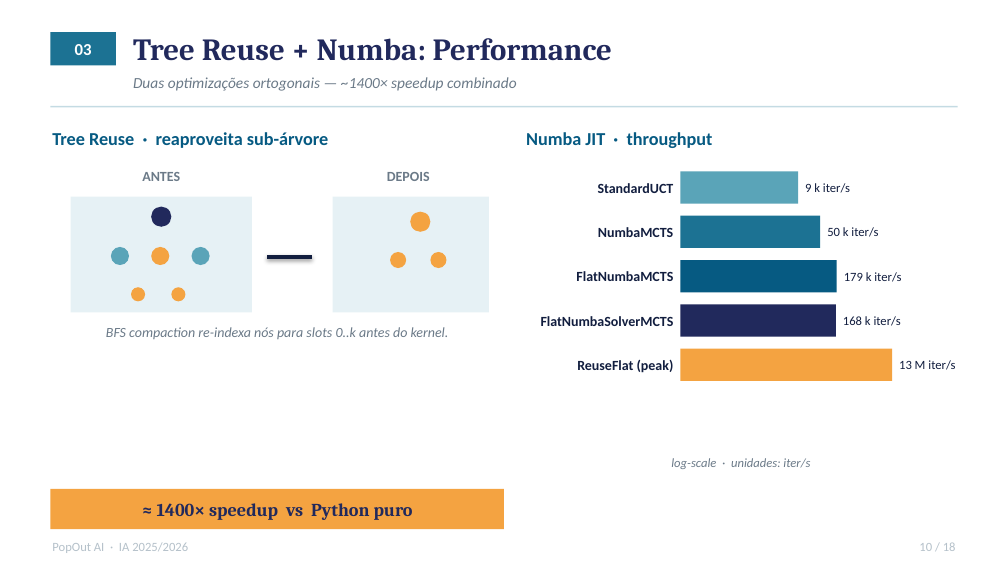
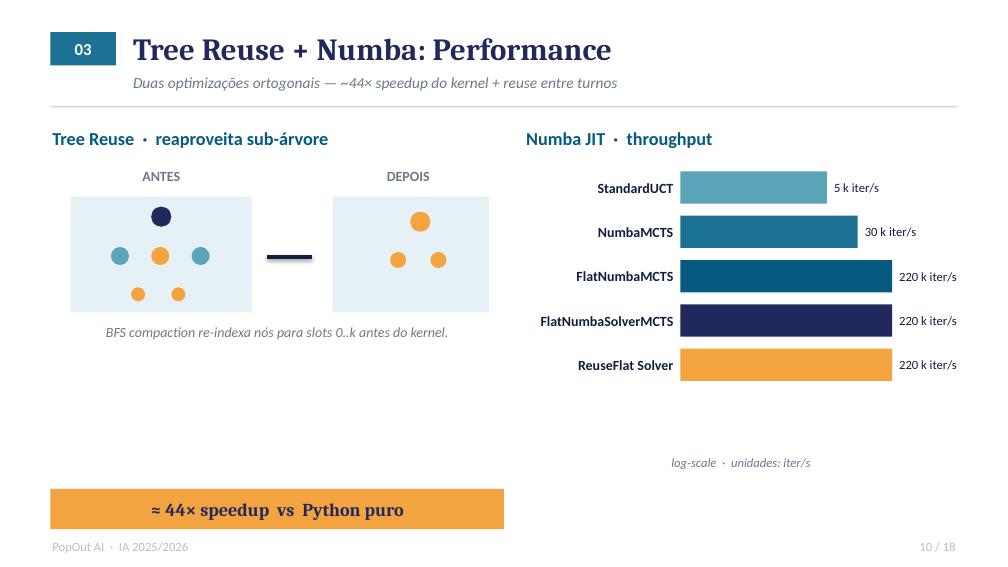
Before and after one commit to Difl4/popout-ai, a slide deck: slide 10 of docs/presentation.pptx. Drawn at 1008x567 pixels with LibreOffice and Linux fonts; fonts in the diff are those of the drawing. Boxes give left, top, right and bottom in pixels: in the first picture for what was removed or moved away, otherwise in the second. Text is boxed around its words. In the diff, an @@ line names an element or a change of style, - is before the commit and + after.

```diff
--- a/docs/presentation.pptx
+++ b/docs/presentation.pptx
@@ text at [133, 77, 617, 91]: text changed @@
-Duas optimizações ortogonais — ~1400× speedup combinado
+Duas optimizações ortogonais — ~44× speedup do kernel + reuse entre turnos
@@ rectangle: place and size @@
-rectangle at [680, 171, 798, 204]
+rectangle at [680, 171, 827, 204]
@@ text at [834, 183, 879, 193]: text changed @@
-9 k iter/s
+5 k iter/s
@@ rectangle: place and size @@
-rectangle at [680, 216, 821, 248]
+rectangle at [680, 216, 858, 248]
@@ text at [865, 227, 916, 237]: text changed @@
-50 k iter/s
+30 k iter/s
@@ rectangle: place and size @@
-rectangle at [680, 260, 837, 292]
+rectangle at [680, 260, 892, 292]
@@ text at [899, 272, 957, 282]: text changed @@
-179 k iter/s
+220 k iter/s
@@ rectangle: place and size @@
-rectangle at [680, 304, 836, 337]
+rectangle at [680, 304, 892, 337]
@@ text at [899, 316, 957, 326]: text changed @@
-168 k iter/s
+220 k iter/s
@@ text at [578, 360, 673, 370]: text changed @@
-ReuseFlat (peak)
+ReuseFlat Solver
@@ text at [899, 360, 957, 370]: text changed @@
-13 M iter/s
+220 k iter/s
@@ text at [165, 503, 404, 520]: text changed @@
-≈ 1400× speedup vs Python puro
+≈ 44× speedup vs Python puro
```
Also in this commit, not shown: 4 other slides changed, 3 other files.
